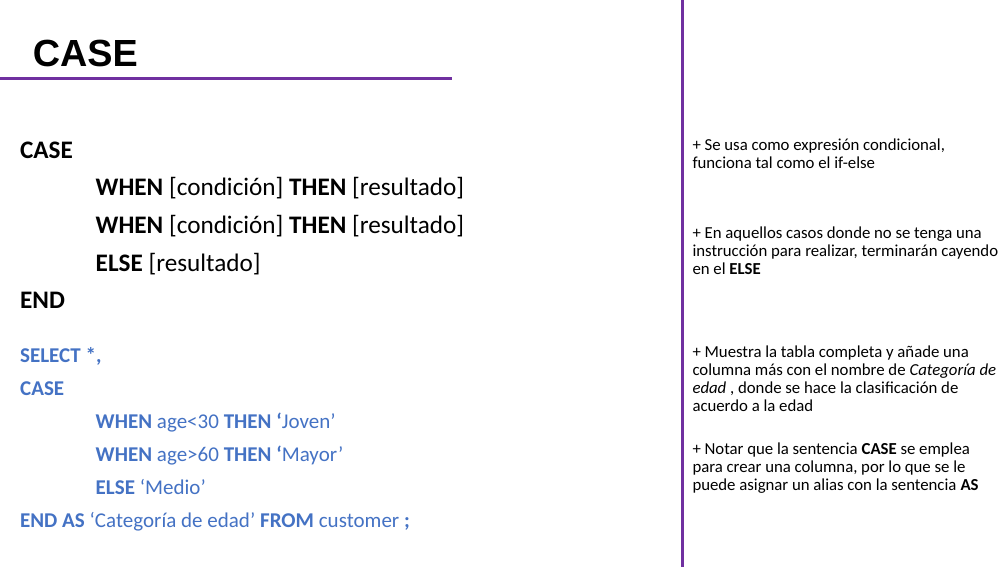
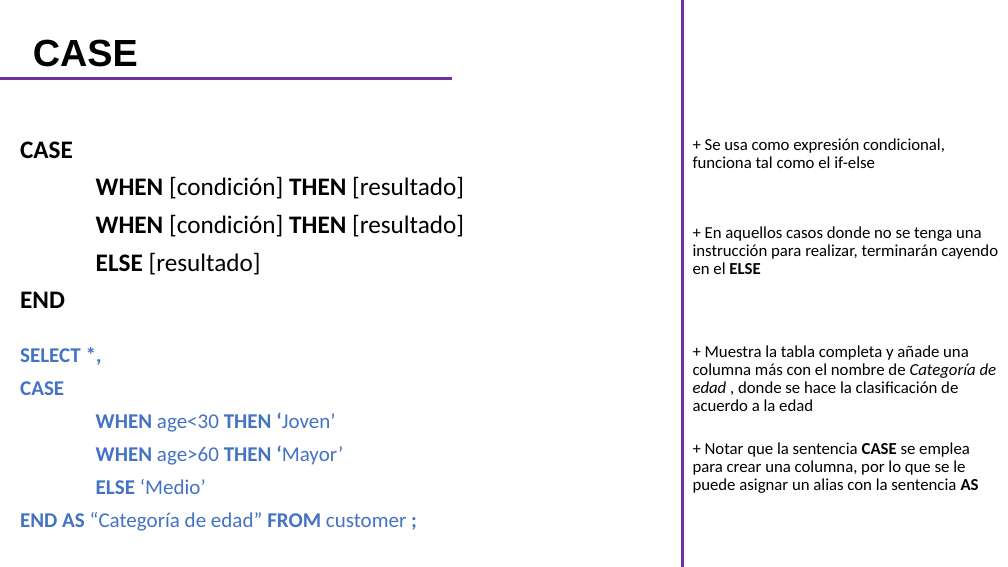
Before and after one commit to CarlosCamposs/Curso-AABD_SQL, a slide deck: slide 26 of Curso AABD-SQL (Notas).pptx. Drawn at 1008x567 pixels with LibreOffice and Linux fonts; fonts in the diff are those of the drawing. Boxes give left, top, right and bottom in pixels: in the first picture for what was removed or moved away, otherwise in the second. Text is boxed around its words. In the diff, an @@ line names an element or a change of style, - is before the commit and + after.

```diff
--- a/Curso AABD-SQL (Notas).pptx
+++ b/Curso AABD-SQL (Notas).pptx
@@ text at (20, 512, 406, 531): text changed @@
-END AS ‘Categoría de edad’ FROM customer ;
+END AS “Categoría de edad” FROM customer ;
```
Also in this commit, not shown: 2 other slides changed.
